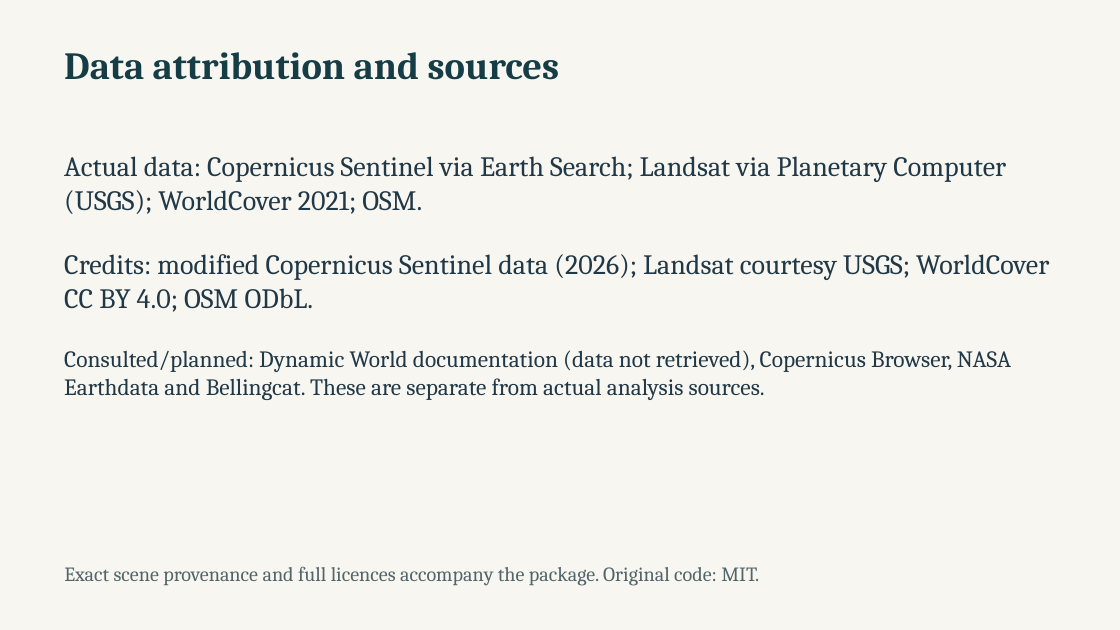
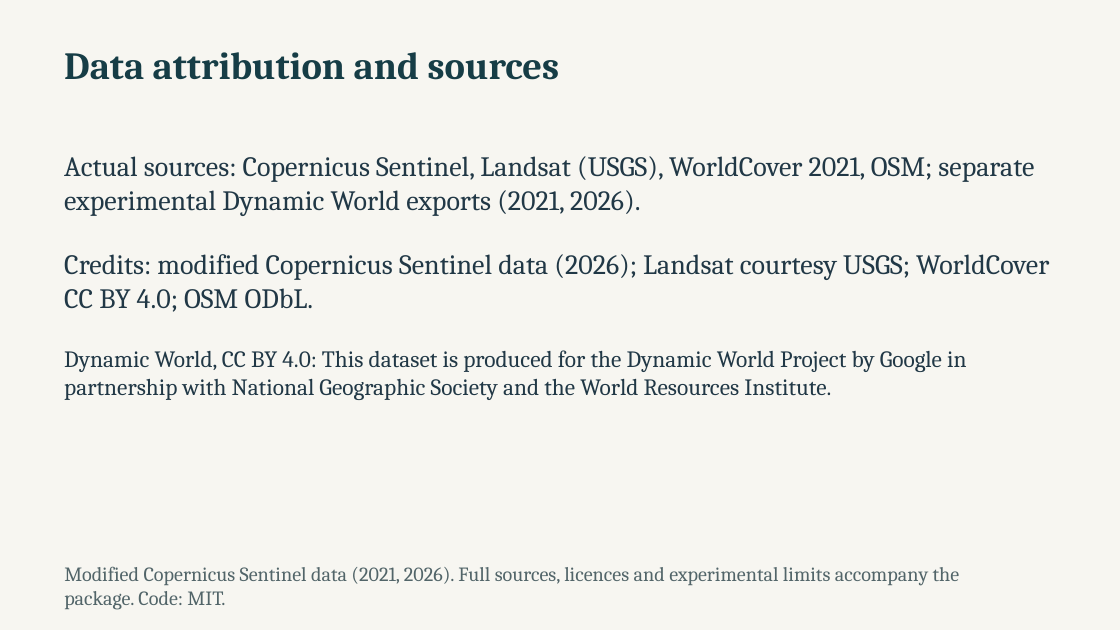
Before and after one commit to NasserAlhuri/spaceHacathon, a slide deck: slide 12 of docs/UrbanHeat-AlKhor-Pitch.pptx. Drawn at 1120x630 pixels with LibreOffice and Linux fonts; fonts in the diff are those of the drawing. Boxes give left, top, right and bottom in pixels: in the first picture for what was removed or moved away, otherwise in the second. Text is boxed around its words. In the diff, an @@ line names an element or a change of style, - is before the commit and + after.

```diff
--- a/docs/UrbanHeat-AlKhor-Pitch.pptx
+++ b/docs/UrbanHeat-AlKhor-Pitch.pptx
@@ text at bbox=[64, 156, 1034, 216]: text changed @@
-Actual data: Copernicus Sentinel via Earth Search; Landsat via Planetary Computer (USGS); WorldCover 2021; OSM.
+Actual sources: Copernicus Sentinel, Landsat (USGS), WorldCover 2021, OSM; separate experimental Dynamic World exports (2021, 2026).
@@ text at bbox=[64, 350, 966, 400]: text changed @@
-Consulted/planned: Dynamic World documentation (data not retrieved), Copernicus Browser, NASA Earthdata and Bellingcat. These are separate from actual analysis sources.
+Dynamic World, CC BY 4.0: This dataset is produced for the Dynamic World Project by Google in partnership with National Geographic Society and the World Resources Institute.
@@ text at bbox=[64, 566, 960, 610]: text changed @@
-Exact scene provenance and full licences accompany the package. Original code: MIT.
+Modified Copernicus Sentinel data (2021, 2026). Full sources, licences and experimental limits accompany the package. Code: MIT.
```
Also in this commit, not shown: 1 other slide changed, 48 other files.
